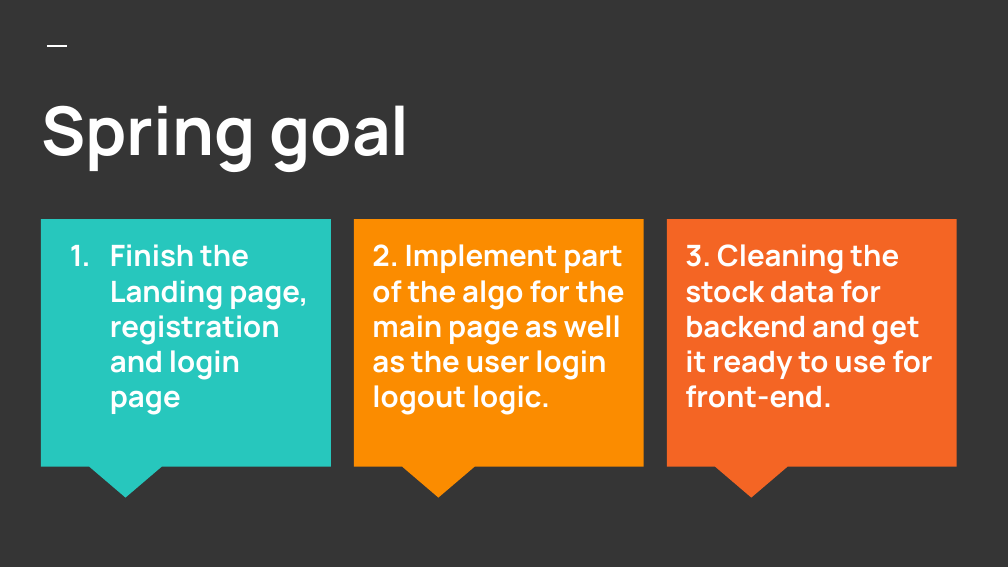
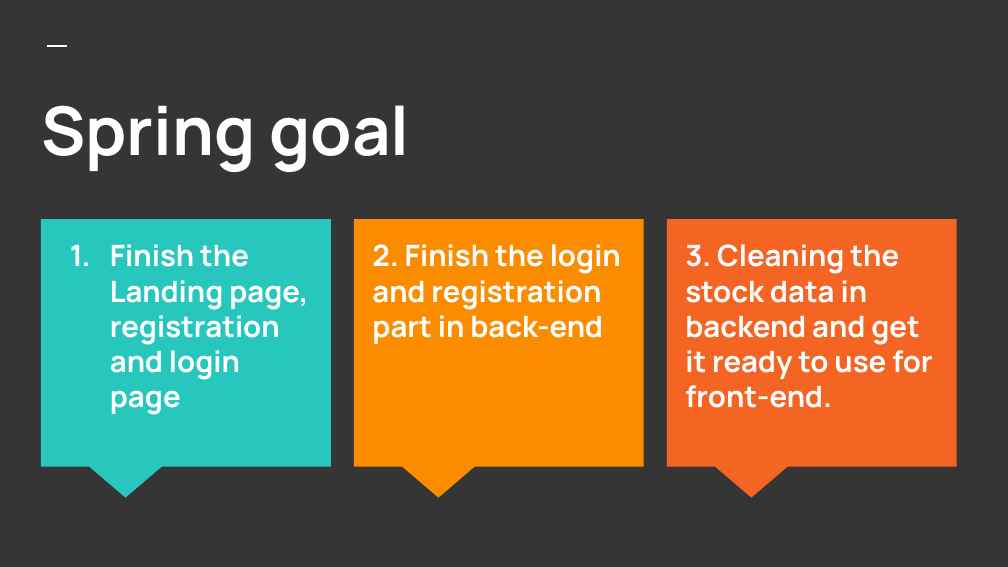
Before and after one commit to iaxat/mmis6900_project, a slide deck: slide 4 of sprint_2/mmis presentation (1).pptx. Drawn at 1008x567 pixels with LibreOffice and Linux fonts; fonts in the diff are those of the drawing. Boxes give left, top, right and bottom in pixels: in the first picture for what was removed or moved away, otherwise in the second. Text is boxed around its words. In the diff, an @@ line names an element or a change of style, - is before the commit and + after.

Commit message:
ppt

```diff
--- a/sprint_2/mmis presentation (1).pptx
+++ b/sprint_2/mmis presentation (1).pptx
@@ title at bbox=[372, 244, 621, 344]: text changed @@
-2. Implement part of the algo for the main page as well as the user login logout logic.
+2. Finish the login and registration part in back-end
@@ title at bbox=[685, 244, 932, 408]: text changed @@
-3. Cleaning the stock data for backend and get it ready to use for front-end.
+3. Cleaning the stock data in backend and get it ready to use for front-end.
```
Also in this commit, not shown: 1 other slide changed, 3 slides added, 2 slides removed.
